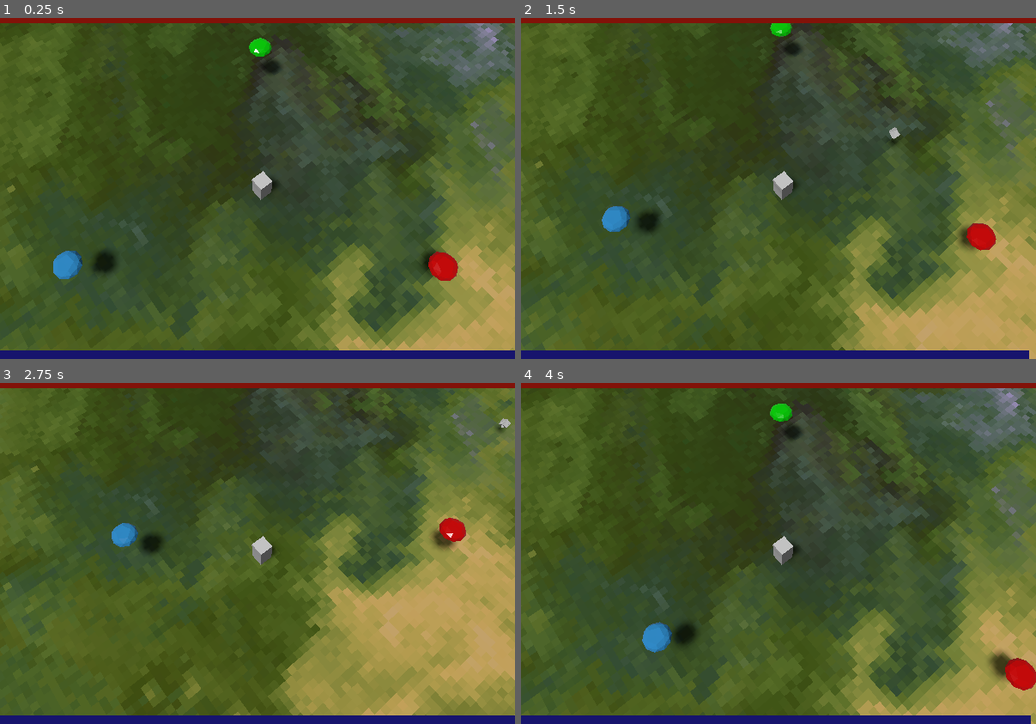
Above: before the commit, frames 1-4 (two rows, left to right).
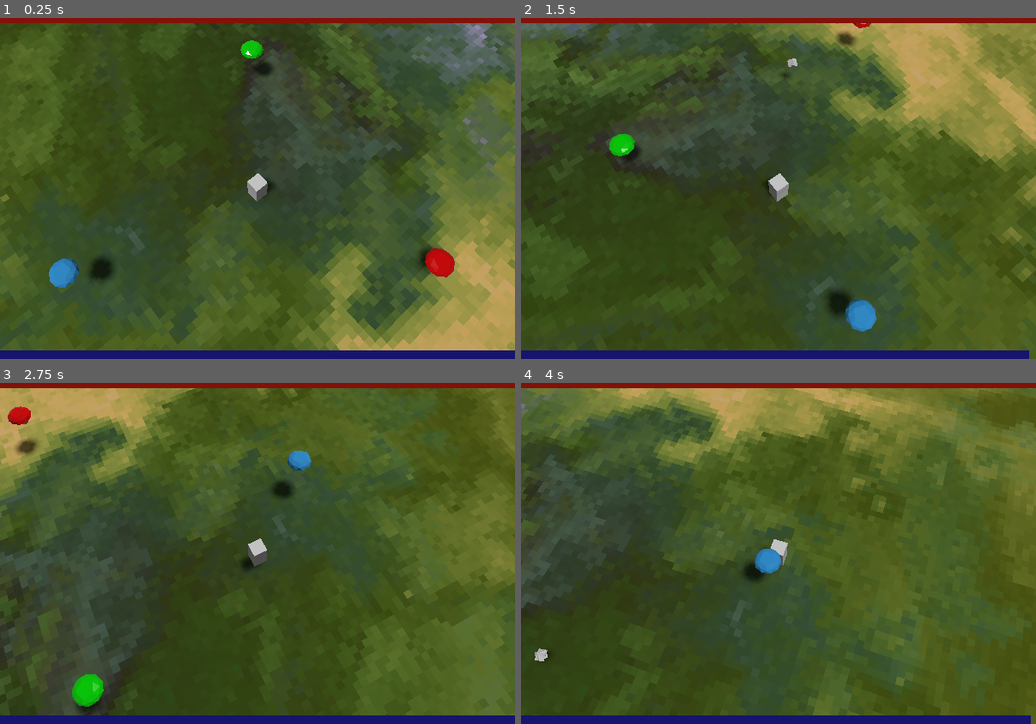
Above: after the commit, the same moments.

Repository: DominicSimone/particle-wizard
Game: Godot game, scene res://main.tscn
The game is run twice, just before and just after one commit, with the same random seed, the same clock (stepped at 60 frames per second) and the same inputs.
Inputs (mouse positions are in pixels of both pictures, inside the frame that each line leads up to):
- Up to frame 1 (0.25 s): no input
- Up to frame 2 (1.5 s): move the mouse to (891, 171) at 0.52 s; hold E (rotate_right, bound only after the commit) 0.53-1.28 s; click (891, 171) at 0.67 s; move the mouse to (675, 205) at 1.27 s; hold S (move_backward) from 1.28 s (still down)
- Up to frame 3 (2.75 s): move the mouse to (309, 475) at 2.02 s; release S (move_backward) at 2.03 s; hold E (rotate_right, bound only after the commit) from 2.03 s (still down)
- Up to frame 4 (4 s): move the mouse to (752, 621) at 2.77 s; release E (rotate_right, bound only after the commit) at 2.78 s; hold W (move_forward) 2.78-3.53 s; click (752, 621) at 2.92 s; move the mouse to (933, 604) at 3.52 s; hold Q (rotate_left, bound only after the commit) from 3.53 s (still down)

The runs differ from the first frame. In frame 1, 5.3% of the frame differs, in the area x 0-100%, y 1-98%; in frame 2, 50%; in frame 3, 59%; in frame 4, 52%.

Commit message:
Camera rotation and attempt at shader precache

Diff:
--- /dev/null
+++ b/ShaderPreCache.gd
@@ -0,0 +1,50 @@
+class_name ShaderPreCache extends MeshInstance
+
+var _shader_paths = ["res://shaders/"]
+var _to_cache = []
+var _dirty := false
+onready var material := ShaderMaterial.new()
+
+# Doesn't seem to work with particle shaders, or particles stutter for a reason
+# other than shader compilation
+
+func _ready() -> void:
+	material_override = material
+	for path in _shader_paths:
+		explore_path(path)
+
+func _process(delta: float) -> void:
+	if not _dirty:
+		var shader_path = _to_cache.pop_back()
+		if shader_path != null:
+			cache_gdshader(shader_path)
+		else:
+			set_process(false)
+		_dirty = true
+	else:
+		_dirty = false
+
+func cache_gdshader(path: String):
+	print("Caching ", path)
+	var shader: Shader = load(path)
+	material.shader = shader
+
+func explore_path(path: String):
+	if path.ends_with("/"):
+		explore_directory(path)
+	elif path.ends_with(".gdshader"):
+		_to_cache.append(path)
+
+func explore_directory(path: String):
+	var dir = Directory.new()
+	if dir.open(path) == OK:
+		dir.list_dir_begin(true)
+		var file_name = dir.get_next()
+		while file_name != "":
+			if dir.current_is_dir():
+				explore_directory(path + file_name + "/")
+			else:
+				explore_path(path + file_name)
+			file_name = dir.get_next()
+	else:
+		print("An error occurred when trying to access the path: ", path)
--- a/main.tscn
+++ b/main.tscn
@@ -1,9 +1,10 @@
-[gd_scene load_steps=15 format=2]
+[gd_scene load_steps=17 format=2]
 
 [ext_resource path="res://textures/temp ground.png" type="Texture" id=1]
 [ext_resource path="res://scripts/PlayerController.gd" type="Script" id=2]
 [ext_resource path="res://Enemy.tscn" type="PackedScene" id=3]
 [ext_resource path="res://scripts/ParticleCollisions.gd" type="Script" id=4]
+[ext_resource path="res://ShaderPreCache.gd" type="Script" id=5]
 [ext_resource path="res://scripts/MainUI.gd" type="Script" id=7]
 [ext_resource path="res://scripts/ParticleCollider.gd" type="Script" id=11]
 
@@ -48,6 +49,9 @@
 [sub_resource type="BoxShape" id=29]
 extents = Vector3( 128.184, 127.235, 0.267175 )
 
+[sub_resource type="PlaneMesh" id=48]
+size = Vector2( 0.01, 0.01 )
+
 [sub_resource type="CubeMesh" id=1]
 
 [sub_resource type="BoxShape" id=47]
@@ -255,6 +259,11 @@
 transform = Transform( 0.629225, -0.716646, 0.300823, 0, 0.387049, 0.922059, -0.777223, -0.580183, 0.243541, 7.74057, 23.9992, 6.67169 )
 fov = 50.0
 
+[node name="ShaderPreCache" type="MeshInstance" parent="Player/Camera"]
+transform = Transform( 1, 0, 1.49012e-08, 2.98023e-08, 1, -1.49012e-08, 1.49012e-08, 1.49012e-08, 1, 0, 0, -1 )
+mesh = SubResource( 48 )
+script = ExtResource( 5 )
+
 [node name="MeshInstance" type="MeshInstance" parent="Player"]
 transform = Transform( 0.5, 0, 0, 0, 1, 0, 0, 0, 0.5, 0, -0.130571, 0 )
 layers = 3
--- a/project.godot
+++ b/project.godot
@@ -83,6 +83,11 @@
 "class": "SMBuilder",
 "language": "GDScript",
 "path": "res://scripts/state machine/StateMachineBuilder.gd"
+}, {
+"base": "MeshInstance",
+"class": "ShaderPreCache",
+"language": "GDScript",
+"path": "res://ShaderPreCache.gd"
 }, {
 "base": "StaticBody",
 "class": "Shield",
@@ -135,6 +140,7 @@
 "ParticleSpawner": "",
 "RandomChance": "",
 "SMBuilder": "",
+"ShaderPreCache": "",
 "Shield": "",
 "Shimmy": "",
 "State": "",
@@ -163,6 +169,10 @@
 window/stretch/mode="viewport"
 window/stretch/aspect="keep"
 
+[editor_plugins]
+
+enabled=PoolStringArray( "res://addons/GodotPreShaderCache/plugin.cfg" )
+
 [global]
 
 reso=false
@@ -184,24 +194,28 @@
 "deadzone": 0.5,
 "events": [ Object(InputEventKey,"resource_local_to_scene":false,"resource_name":"","device":0,"alt":false,"shift":false,"control":false,"meta":false,"command":false,"pressed":false,"scancode":87,"physical_scancode":0,"unicode":0,"echo":false,"script":null)
 , Object(InputEventKey,"resource_local_to_scene":false,"resource_name":"","device":0,"alt":false,"shift":false,"control":false,"meta":false,"command":false,"pressed":false,"scancode":16777232,"physical_scancode":0,"unicode":0,"echo":false,"script":null)
+, Object(InputEventKey,"resource_local_to_scene":false,"resource_name":"","device":0,"alt":false,"shift":false,"control":false,"meta":false,"command":false,"pressed":false,"scancode":0,"physical_scancode":87,"unicode":0,"echo":false,"script":null)
  ]
 }
 move_backward={
 "deadzone": 0.5,
 "events": [ Object(InputEventKey,"resource_local_to_scene":false,"resource_name":"","device":0,"alt":false,"shift":false,"control":false,"meta":false,"command":false,"pressed":false,"scancode":83,"physical_scancode":0,"unicode":0,"echo":false,"script":null)
 , Object(InputEventKey,"resource_local_to_scene":false,"resource_name":"","device":0,"alt":false,"shift":false,"control":false,"meta":false,"command":false,"pressed":false,"scancode":16777234,"physical_scancode":0,"unicode":0,"echo":false,"script":null)
+, Object(InputEventKey,"resource_local_to_scene":false,"resource_name":"","device":0,"alt":false,"shift":false,"control":false,"meta":false,"command":false,"pressed":false,"scancode":0,"physical_scancode":83,"unicode":0,"echo":false,"script":null)
  ]
 }
 move_left={
 "deadzone": 0.5,
 "events": [ Object(InputEventKey,"resource_local_to_scene":false,"resource_name":"","device":0,"alt":false,"shift":false,"control":false,"meta":false,"command":false,"pressed":false,"scancode":65,"physical_scancode":0,"unicode":0,"echo":false,"script":null)
 , Object(InputEventKey,"resource_local_to_scene":false,"resource_name":"","device":0,"alt":false,"shift":false,"control":false,"meta":false,"command":false,"pressed":false,"scancode":16777231,"physical_scancode":0,"unicode":0,"echo":false,"script":null)
+, Object(InputEventKey,"resource_local_to_scene":false,"resource_name":"","device":0,"alt":false,"shift":false,"control":false,"meta":false,"command":false,"pressed":false,"scancode":0,"physical_scancode":65,"unicode":0,"echo":false,"script":null)
  ]
 }
 move_right={
 "deadzone": 0.5,
 "events": [ Object(InputEventKey,"resource_local_to_scene":false,"resource_name":"","device":0,"alt":false,"shift":false,"control":false,"meta":false,"command":false,"pressed":false,"scancode":68,"physical_scancode":0,"unicode":0,"echo":false,"script":null)
 , Object(InputEventKey,"resource_local_to_scene":false,"resource_name":"","device":0,"alt":false,"shift":false,"control":false,"meta":false,"command":false,"pressed":false,"scancode":16777233,"physical_scancode":0,"unicode":0,"echo":false,"script":null)
+, Object(InputEventKey,"resource_local_to_scene":false,"resource_name":"","device":0,"alt":false,"shift":false,"control":false,"meta":false,"command":false,"pressed":false,"scancode":0,"physical_scancode":68,"unicode":0,"echo":false,"script":null)
  ]
 }
 reset={
@@ -209,6 +223,16 @@
 "events": [ Object(InputEventKey,"resource_local_to_scene":false,"resource_name":"","device":0,"alt":false,"shift":false,"control":false,"meta":false,"command":false,"pressed":false,"scancode":0,"physical_scancode":82,"unicode":0,"echo":false,"script":null)
  ]
 }
+rotate_left={
+"deadzone": 0.5,
+"events": [ Object(InputEventKey,"resource_local_to_scene":false,"resource_name":"","device":0,"alt":false,"shift":false,"control":false,"meta":false,"command":false,"pressed":false,"scancode":0,"physical_scancode":81,"unicode":0,"echo":false,"script":null)
+ ]
+}
+rotate_right={
+"deadzone": 0.5,
+"events": [ Object(InputEventKey,"resource_local_to_scene":false,"resource_name":"","device":0,"alt":false,"shift":false,"control":false,"meta":false,"command":false,"pressed":false,"scancode":0,"physical_scancode":69,"unicode":0,"echo":false,"script":null)
+ ]
+}
 
 [physics]
 
--- a/scripts/EntityManager.gd
+++ b/scripts/EntityManager.gd
@@ -34,7 +34,7 @@
 			particleSpawner.process_material.set_shader_param("gravity_point", uniform)
 
 func registerParticleCollider(object: Node) -> int:
-	print("Registered particle collider: ", object)
+#	print("Registered particle collider: ", object)
 	_particleColliders[colliderCount] = object
 	colliderCount += 1
 	return colliderCount - 1
@@ -44,7 +44,7 @@
 	colliderCount -= 1
 
 func registerParticleSpawner(object: Particles) -> int:
-	print("Registered particle spawner: ", object)
+#	print("Registered particle spawner: ", object)
 	_particleSpawner[particleCount] = object
 	particleCount += 1
 	updateViewportShaderParams(_vp_size, _sectors)
@@ -55,10 +55,14 @@
 	particleCount -= 1
 
 func registerGravityPoint(object: Object) -> int:
-	print("Registered gravity point: ", object)
+#	print("Registered gravity point: ", object)
 	_gravityPoints[gravCount] = object
 	gravCount += 1
 	return gravCount - 1
+
+func deregisterGravityPoint(handle: int):
+	_gravityPoints.erase(handle)
+	gravCount -= 1
 
 func particleCollisions(collision_data: Array):
 	var i = 0
--- a/scripts/Grav Projectile.gd
+++ b/scripts/Grav Projectile.gd
@@ -31,6 +31,9 @@
 func _ready() -> void:
 	EM_handle = EntityManager.registerGravityPoint(self)
 
+func _exit_tree() -> void:
+	EntityManager.deregisterGravityPoint(EM_handle)
+
 func _process(delta: float):
 	if travelling:
 		travel_time += delta
--- a/scripts/ParticleCollisions.gd
+++ b/scripts/ParticleCollisions.gd
@@ -38,7 +38,7 @@
 	for sector_num in sectors.x * sectors.y:
 		data.append(0)
 
-	print("Collision sectors: ", data)
+#	print("Collision sectors: ", data)
 
 func getSector(x: int, y: int) -> int:
 	return (y / y_sector_size) * y_sectors + x / x_sector_size
--- a/scripts/PlayerController.gd
+++ b/scripts/PlayerController.gd
@@ -2,6 +2,7 @@
 
 export var speed: float = 10
 export var ui_path: NodePath
+export var rotate_speed: float = 2.0
 onready var ui: Control = get_node(ui_path)
 
 onready var camera = get_node("Camera")
@@ -46,18 +47,20 @@
 	ui.set_health(health)
 	ui.set_mana(mana)
 
-# TODO allow camera rotation with Q and E
+
 func movement(delta):
-	var dir = Vector3()
-	var inputMoveVector = Vector2()
-
+	var camera_rotation_direction = Input.get_action_strength("rotate_left") - Input.get_action_strength("rotate_right")
+	var camera_rotation = camera_rotation_direction * delta * rotate_speed
+	camera.global_translation = global_translation + (camera.global_translation - global_translation).rotated(Vector3.UP, camera_rotation)
+	camera.look_at(global_translation, Vector3.UP)
 	var aim = camera.transform.basis
 
+	var inputMoveVector = Vector2()
 	inputMoveVector.x = Input.get_action_strength("move_right") - Input.get_action_strength("move_left")
 	inputMoveVector.y = Input.get_action_strength("move_forward") - Input.get_action_strength("move_backward")
 	inputMoveVector = inputMoveVector.normalized()
 
-	dir += -aim.z * inputMoveVector.y
+	var dir = -aim.z * inputMoveVector.y
 	dir += aim.x * inputMoveVector.x
 	dir.y = 0
 	dir = dir.normalized() * speed * delta
Not shown, changed: .gitignore
